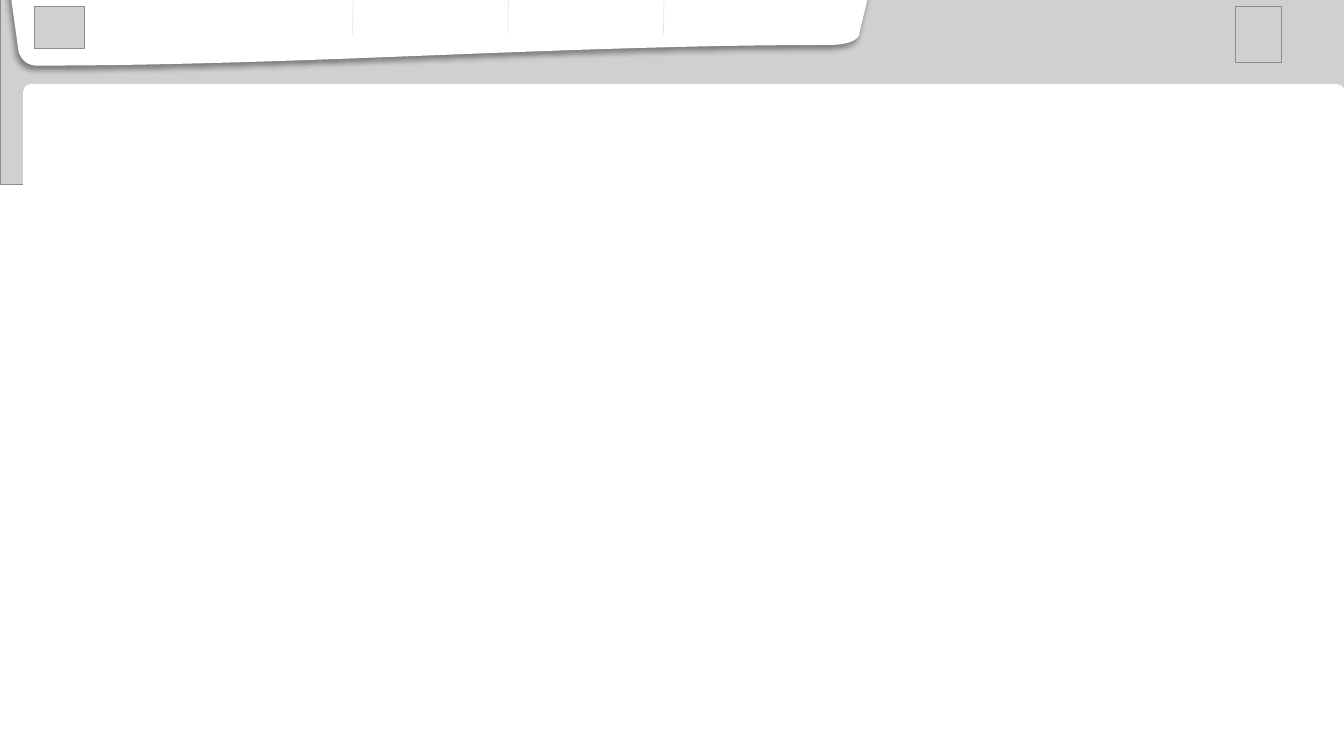
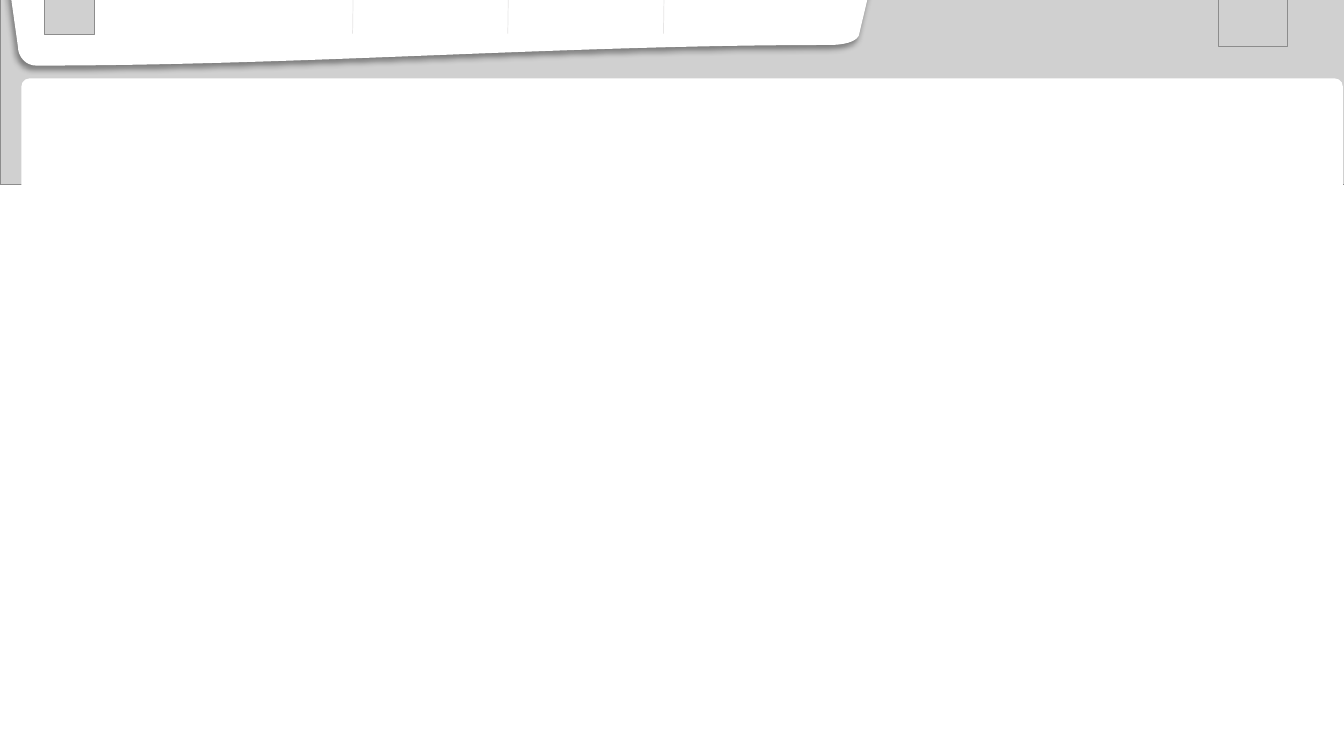
Before and after one commit to andhdo/0001_Eg_Unilever, a slide deck: slide 1 of unlvr_viz/banner_footer_example/banner.pptx. Drawn at 1344x756 pixels with LibreOffice and Linux fonts; fonts in the diff are those of the drawing; grey boxes stand for pictures. Boxes give left, top, right and bottom in pixels: in the first picture for what was removed or moved away, otherwise in the second. Text is boxed around its words. In the diff, an @@ line names an element or a change of style, - is before the commit and + after.

```diff
--- a/unlvr_viz/banner_footer_example/banner.pptx
+++ b/unlvr_viz/banner_footer_example/banner.pptx
@@ picture: place and size @@
-picture at (34, 7, 85, 49)
+picture at (44, 0, 95, 34)
@@ picture: place and size @@
-picture at (1236, 7, 1282, 64)
+picture at (1219, 0, 1288, 46)
@@ rounded rectangle: place and size @@
-rounded rectangle at (24, 85, 1344, 313)
+rounded rectangle at (22, 79, 1343, 307)
```
Also in this commit, not shown: 5 other files.
